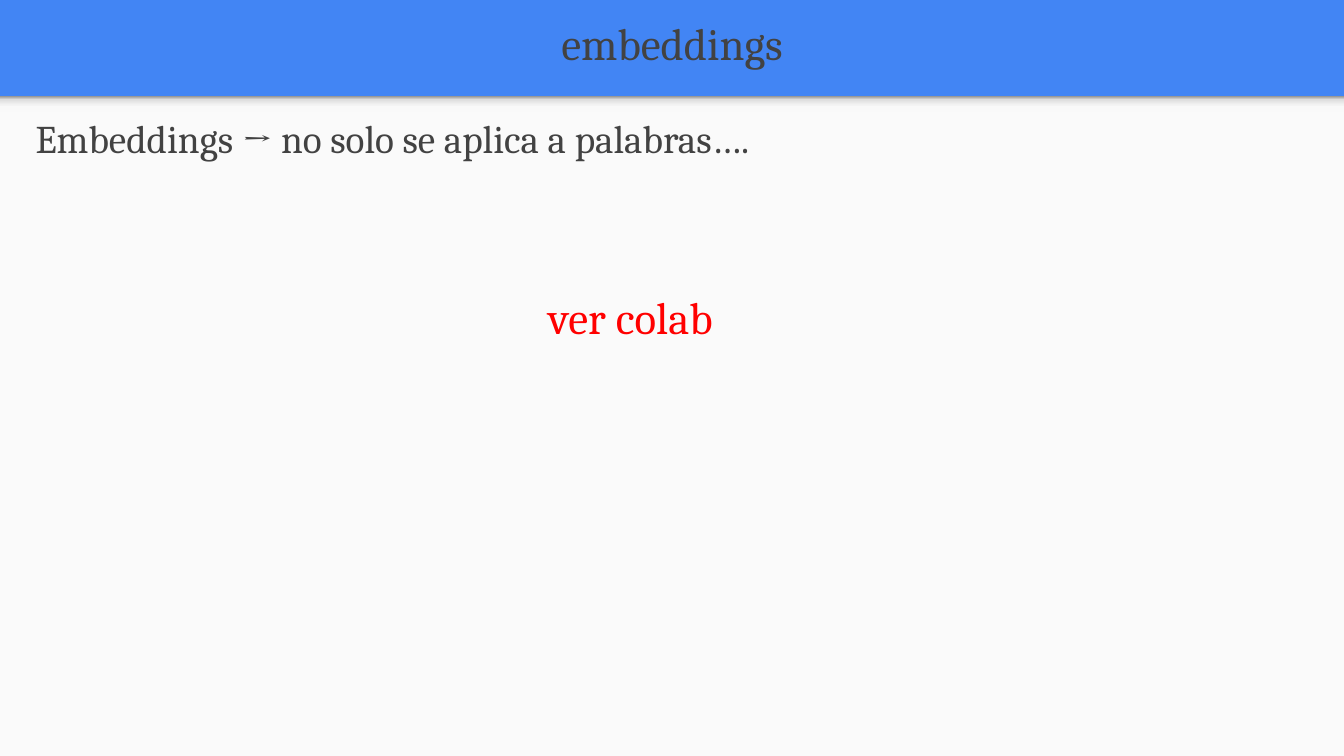
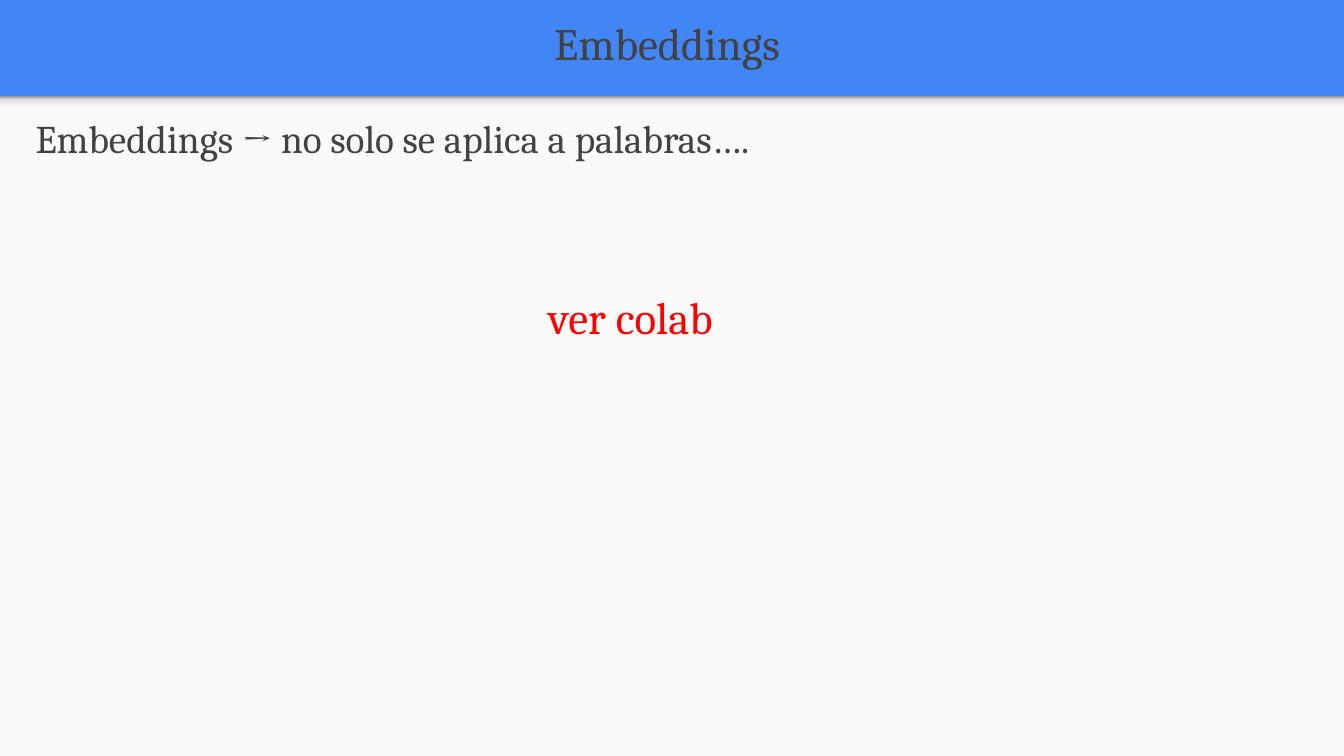
Before and after one commit to FIUBA-Posgrado-Inteligencia-Artificial/aprendizaje_profundo, a slide deck: slide 33 of clase_7/teoria/Clase_7.pptx (slide 32 before the commit). Drawn at 1344x756 pixels with LibreOffice and Linux fonts; fonts in the diff are those of the drawing. Boxes give left, top, right and bottom in pixels: in the first picture for what was removed or moved away, otherwise in the second. Text is boxed around its words. In the diff, an @@ line names an element or a change of style, - is before the commit and + after.

```diff
--- a/clase_7/teoria/Clase_7.pptx
+++ b/clase_7/teoria/Clase_7.pptx
@@ text at [554,29,780,70]: text changed @@
-embeddings
+Embeddings
```
Also in this commit, not shown: 12 other slides changed, 1 slide added, 5 other files.
